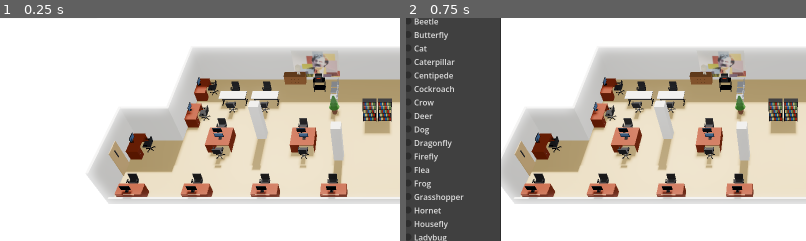
Above: before the commit, frames 1-2 (left to right).
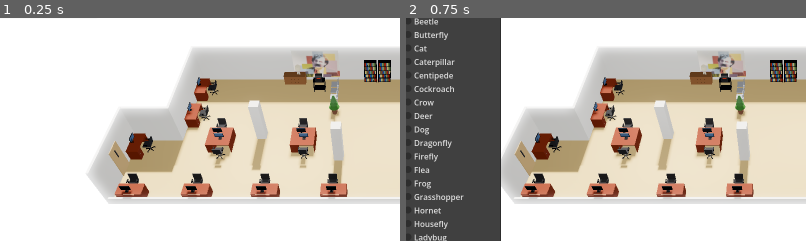
Above: after the commit, the same moments.

Repository: wasianp0wer/bugs-in-my-chnm-its-more-likely-than-you-think
Game: Godot game, scene res://scenes/main.tscn
Same seed, same stepped clock (60 frames per second), same inputs: the game is played once before the commit and once after it.
Inputs:
- Up to frame 1 (0.25 s): no input
- Up to frame 2 (0.75 s): click "Ant" at 0.5 s
The pictures show only the part of the screen within x 2-52%, y 20-70%; the shares and areas given below are measured in that part.

The runs differ from the first frame. In frame 1, 3.1% of the frame differs, in the area x 54-98%, y 18-53%; in frame 2, 3.1%.

Commit message:
feat(furniture): no desks on the flat back wall; bookcases moved onto it
Removes the two group tables and their four chairs; the two bookcases stand on the
new north wall at z = 0. The mural-span check uses RoomData.MURAL_EAST_X.

Co-Authored-By: Claude Opus 5.5 <noreply@anthropic.com>

Diff:
--- a/sim/data/furniture_layout.json
+++ b/sim/data/furniture_layout.json
@@ -29,14 +29,8 @@
   {"type": "stack_chair", "pos": [12.5, 1.65], "rot": 270, "size": [0.5, 0.52, 0.85]},
   {"type": "stack_chair", "pos": [12.5, 2.3], "rot": 270, "size": [0.5, 0.52, 0.85]},
   {"type": "plant", "pos": [12.6, 3.4], "rot": 0, "size": [0.7, 0.7, 1.6]},
-  {"type": "bookcase", "pos": [15.0, 4.05], "rot": 0, "size": [0.9, 0.3, 1.8]},
-  {"type": "bookcase", "pos": [16.0, 4.05], "rot": 0, "size": [0.9, 0.3, 1.8]},
-  {"type": "group_table", "pos": [5.6, 2.4], "rot": 0, "size": [1.8, 0.75, 0.74]},
-  {"type": "task_chair", "pos": [5.6, 1.65], "rot": 0, "size": [0.65, 0.65, 1.0]},
-  {"type": "task_chair", "pos": [5.6, 3.15], "rot": 180, "size": [0.65, 0.65, 1.0]},
-  {"type": "group_table", "pos": [7.8, 2.4], "rot": 0, "size": [1.8, 0.75, 0.74]},
-  {"type": "task_chair", "pos": [7.8, 1.65], "rot": 0, "size": [0.65, 0.65, 1.0]},
-  {"type": "task_chair", "pos": [7.8, 3.15], "rot": 180, "size": [0.65, 0.65, 1.0]},
+  {"type": "bookcase", "pos": [15.0, 0.15], "rot": 0, "size": [0.9, 0.3, 1.8]},
+  {"type": "bookcase", "pos": [16.0, 0.15], "rot": 0, "size": [0.9, 0.3, 1.8]},
   {"type": "desk", "pos": [1.2, 10.325], "rot": 180, "size": [1.5, 0.75, 0.75]},
   {"type": "task_chair", "pos": [1.1, 9.675], "rot": 0, "size": [0.65, 0.65, 1.0]},
   {"type": "desk", "pos": [5.0, 10.325], "rot": 180, "size": [1.5, 0.75, 0.75]},
--- a/sim/tests/furniture/test_furniture.gd
+++ b/sim/tests/furniture/test_furniture.gd
@@ -46,7 +46,7 @@
 	var ranges := {
 		"sofa": [2, 3], "tub_chair": [1, 2], "sling_chair": [1, 2], "coffee_table": [1, 1],
 		"credenza": [1, 1], "owl_lamp": [1, 1], "wardrobe": [3, 5], "tv_stand": [1, 1],
-		"whiteboard": [1, 2], "av_cart": [1, 1], "desk": [6, 12], "group_table": [2, 4],
+		"whiteboard": [1, 2], "av_cart": [1, 1], "desk": [6, 12], "group_table": [0, 4],
 		"task_chair": [10, 99], "stack_chair": [3, 4], "bookcase": [1, 3], "plant": [1, 2],
 		"kitchenette": [1, 1], "conference_table": [1, 1]}
 	var counts := {}
@@ -134,11 +134,13 @@
 		assert_true(b.end.y <= 2.2 + EPS, "height %s" % b)
 		assert_true(b.position.y >= -EPS, "above floor %s" % b)
 
-## Nothing taller than 1.0 m stands against the mural's span (north wall, z < 0.6), except
-## the credenza and its owl lamp (the lamp reaches 1.5 m; accepted, see the task 14 report).
+## Nothing taller than 1.0 m stands against the mural's span (north wall west of
+## RoomData.MURAL_EAST_X, z < 0.6), except the credenza and its owl lamp (the lamp reaches
+## 1.5 m; accepted, see the task 14 report).
 func test_mural_span_clear() -> void:
 	var w: Dictionary = RoomGeometry.walls()[RoomData.MURAL_EDGE]
-	var strip := Rect2(minf(w.a.x, w.b.x), w.a.y, absf(w.b.x - w.a.x), 0.6)
+	var west := minf(w.a.x, w.b.x)
+	var strip := Rect2(west, w.a.y, RoomData.MURAL_EAST_X - west, 0.6)
 	var too_tall: Array[String] = []
 	for item in FurnitureFactory.load_layout():
 		if item.type in ["credenza", "owl_lamp"]:
@@ -264,8 +266,8 @@
 
 func _against_near_or_left_wall(desk: Dictionary) -> bool:
 	var r := _item_footprint(desk)
-	var near_south := absf(r.end.y - 10.7) <= WALL_SNAP and r.end.x <= 20.3 + EPS     # edge 8
-	var near_notch := absf(r.position.x - 0.0) <= WALL_SNAP and r.position.y >= 5.9 - EPS  # edge 9
+	var near_south := absf(r.end.y - 10.7) <= WALL_SNAP and r.end.x <= 20.3 + EPS     # edge 6
+	var near_notch := absf(r.position.x - 0.0) <= WALL_SNAP and r.position.y >= 5.9 - EPS  # edge 7
 	var near_west := absf(r.position.x - 2.9) <= WALL_SNAP and r.end.y <= 5.9 + EPS      # edge 1
 	return near_south or near_notch or near_west
 
@@ -358,3 +360,28 @@
 	for b in FurnitureFactory.collision_boxes(item):
 		top = maxf(top, b.end.y)
 	assert_almost_eq(top, 0.75, 0.001)
+
+# --- the user's flat back wall (Task 15) -------------------------------------
+
+const BACK_WALL_CLEAR := 0.5
+
+## "There are no desks against the back wall": no desk, group table or task chair within
+## 0.5 m of z = 0, and the group tables that stood along it (with their chairs) are gone.
+func test_no_desks_against_back_wall() -> void:
+	for item in FurnitureFactory.load_layout():
+		if item.type in ["desk", "group_table", "task_chair"]:
+			assert_gt(_item_footprint(item).position.y, BACK_WALL_CLEAR - EPS, "%s at %s against the back wall" % [item.type, item.pos])
+	assert_eq(_of_type("group_table").size(), 0, "group tables removed")
+
+func _gap_to_segment(r: Rect2, a: Vector2, b: Vector2) -> float:
+	# Axis-aligned segment as a zero-thickness rect.
+	return _gap(r, Rect2(a, Vector2.ZERO).expand(b))
+
+## Bookcases stand against a wall, not mid-room.
+func test_bookcases_against_a_wall() -> void:
+	for bc in _of_type("bookcase"):
+		var r := _item_footprint(bc)
+		var best := INF
+		for w in RoomGeometry.walls():
+			best = minf(best, _gap_to_segment(r, w.a, w.b))
+		assert_lte(best, WALL_SNAP, "bookcase at %s against a wall" % [bc.pos])
